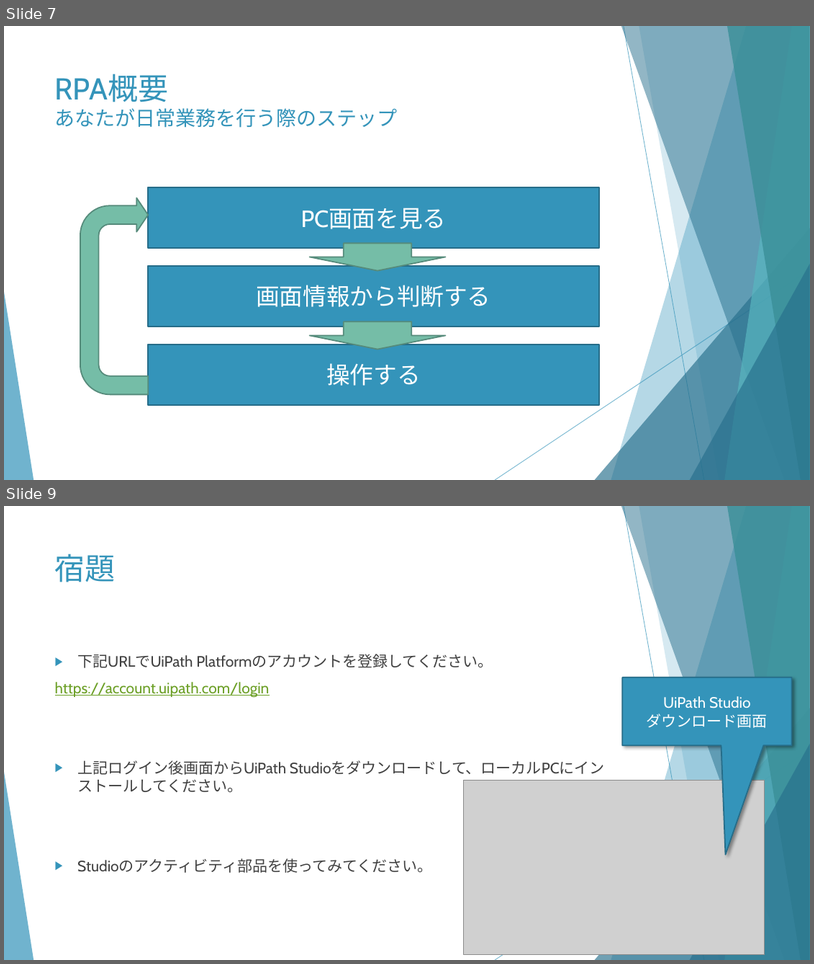
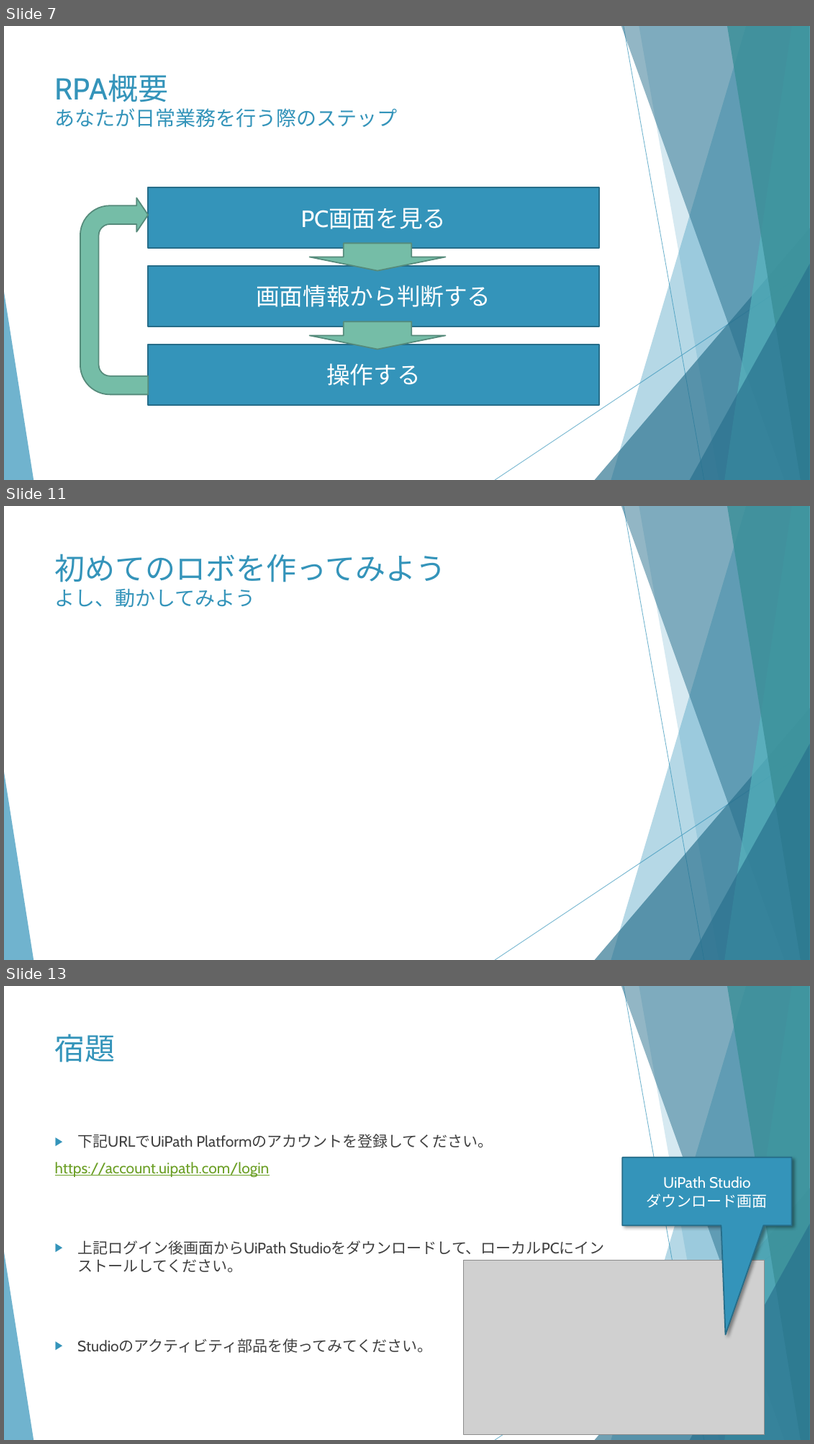
Before and after one commit to huangweijing/rpastudy, a slide deck: 020_RPA技術実施/20210218_RPA概要とUiPath環境構築/20210218_RPA概要とUiPath環境構築.pptx. Shown one above the other, each under a label of ours: slides 7 and 9 before the commit, slides 7, 11 and 13 after it; the slides between them are not shown. The pictures are 814x964 and 814x1444 pixels, drawn with LibreOffice and Linux fonts; fonts in the diff are those of the drawing; grey boxes stand for pictures. Boxes give left, top, right and bottom in pixels: in the first picture for what was removed or moved away, otherwise in the second. Text is boxed around its words. In the diff, an @@ line names an element or a change of style, - is before the commit and + after.

```diff
--- a/020_RPA技術実施/20210218_RPA概要とUiPath環境構築/20210218_RPA概要とUiPath環境構築.pptx
+++ b/020_RPA技術実施/20210218_RPA概要とUiPath環境構築/20210218_RPA概要とUiPath環境構築.pptx
@@ slide 11 added at (x1=4, y1=506, x2=810, y2=960), background #FFFFFF; not listed: 10 template elements that a slide beside it also shows @@
@@ title added at (x1=55, y1=554, x2=447, y2=607), 36 pt, text #3494BA @@
+初めてのロボを作ってみよう
+よし、動かしてみよう
@@ what was slide 9 is now slide 13 @@
```
Also in this commit, not shown: 2 slides changed, 3 other slides added.
